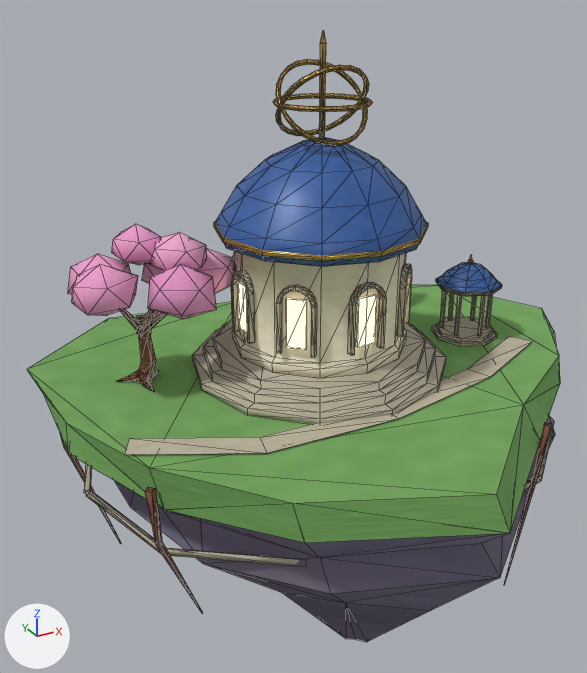
The glTF model public/assets/models/environment/sky-observatory-low.glb: old version first, new version second.
The view is the same before and after, from a 50 mm camera at (-8.05, -13.51, 7.53) aimed at (-0.38, 0.44, 0.56). The axes (+X, +Y, +Z) are drawn at lower left. The lights are the same throughout. The older version comes first. Mesh edges are drawn as thin lines. Vertices at exactly the same position are counted once.

Before the edit, the objects in view are built like this:
```python
me_observatory_fractured_cliff_005 = bpy.data.meshes.new('observatory_fractured_cliff.005')
me_observatory_fractured_cliff_005.from_pydata(...)  # 1600 vertices, 2954 faces; spans x -5.54..6.8, y -5.82..4.87, z -7.01..6.68
me_observatory_fractured_cliff_005.materials.append(mat_lavender_layered_cliff)
me_observatory_fractured_cliff_005.materials.append(mat_meadow_and_moss)
me_observatory_fractured_cliff_005.materials.append(mat_warm_carved_timber)
me_observatory_fractured_cliff_005.materials.append(mat_carved_sandstone)
me_observatory_fractured_cliff_005.materials.append(mat_ivory_limestone)
me_observatory_fractured_cliff_005.materials.append(mat_warm_lit_glass)
me_observatory_fractured_cliff_005.materials.append(mat_royal_blue_glazed_slate)
me_observatory_fractured_cliff_005.materials.append(mat_brushed_antique_gold)
me_observatory_fractured_cliff_005.materials.append(mat_sakura_blossom_clusters)
me_observatory_fractured_cliff_005.materials.append(mat_deep_evergreen_foliage)
ob_sky_observatory = bpy.data.objects.new('sky-observatory', me_observatory_fractured_cliff_005)
ob_sky_observatory.location = (0.0, 0.0, 0.0)
```
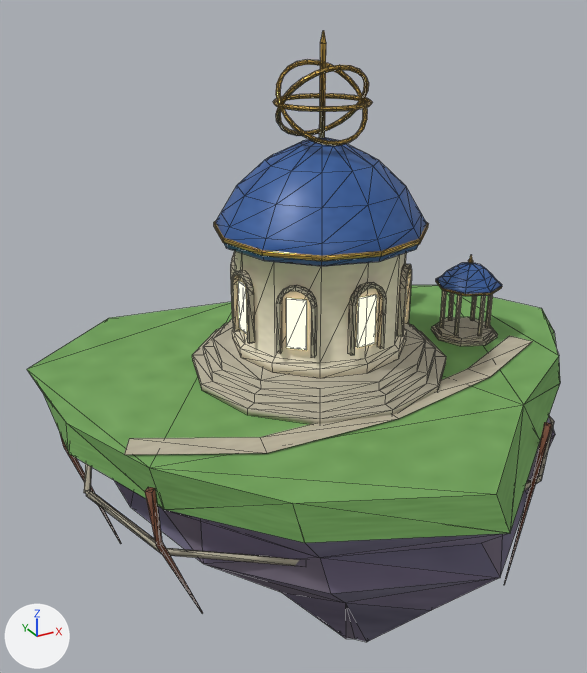
Where the change shows, as pixel boxes (x1, y1, x2, y2) in the pictures (587 x 673 px):
part 1 of me_observatory_fractured_cliff_005, deleted (pink)
    before: (68, 224, 235, 391)

The change, as a list of edits to the scene's bpy script:
```text
Change me_observatory_fractured_cliff_005:
    used by ob_sky_observatory; location = (0.0, 0.0, 0.0)
    remove me_observatory_fractured_cliff_005.from_pydata(...)  # 1600 vertices, 2954 faces; spans x -5.54..6.8, y -5.82..4.87, z -7.01..6.68
    add me_observatory_fractured_cliff_005.from_pydata(...)  # 1412 vertices, 2638 faces; spans x -5.54..6.8, y -5.82..4.87, z -7.01..6.68
    me_observatory_fractured_cliff_005 part 1: 15 loose pieces with 188 vertices, spanning x -4.9..-1.5, y -0.69..2.24, z 0.0..3.24, are deleted
    remove me_observatory_fractured_cliff_005.materials.append(mat_sakura_blossom_clusters)
```
